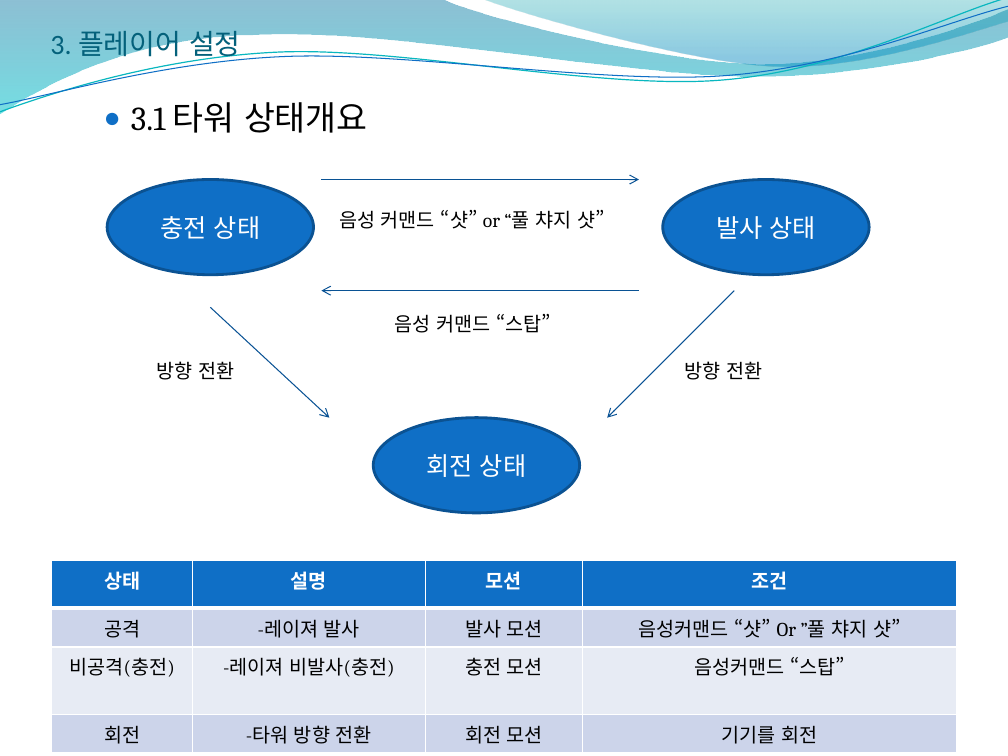
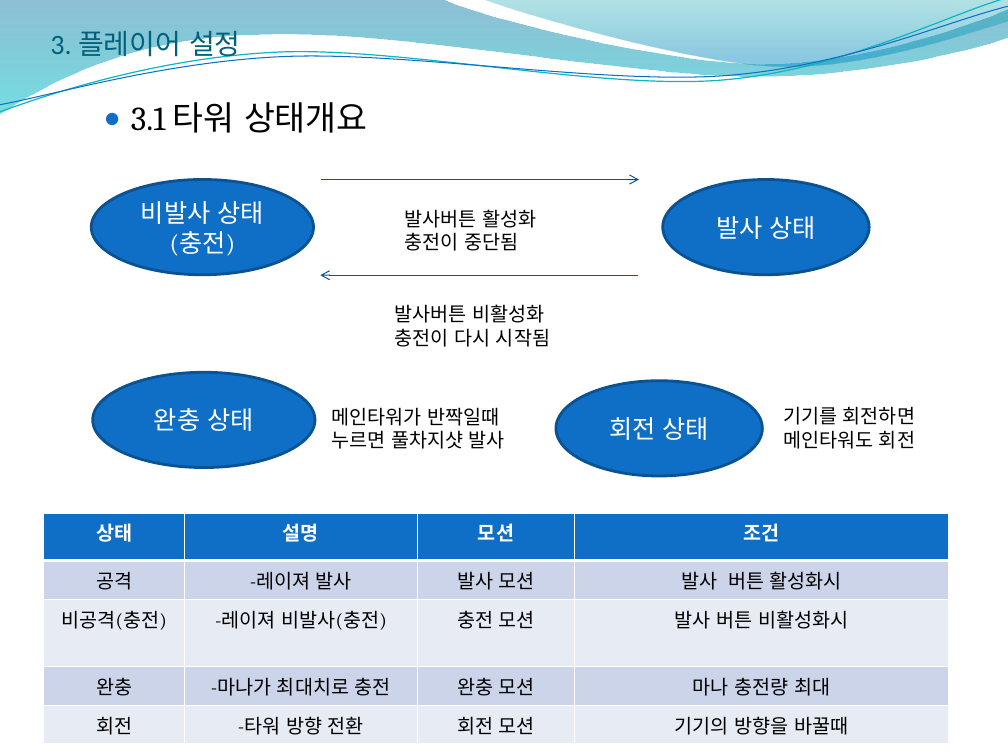
Before and after one commit to gunsct/final_project, a slide deck: slide 8 of Defense Heroes/졸작 기획서/용사를 막아라!-기획서.pptx. Drawn at 1008x756 pixels with LibreOffice and Linux fonts; fonts in the diff are those of the drawing; background and template pictures are left out. Boxes give left, top, right and bottom in pixels: in the first picture for what was removed or moved away, otherwise in the second. Text is boxed around its words. In the diff, an @@ line names an element or a change of style, - is before the commit and + after.

```diff
--- a/Defense Heroes/졸작 기획서/용사를 막아라!-기획서.pptx
+++ b/Defense Heroes/졸작 기획서/용사를 막아라!-기획서.pptx
@@ ellipse "비발사 상태": place and size @@
-ellipse "비발사 상태" at (107, 179, 313, 274)
+ellipse "비발사 상태" at (92, 179, 313, 274)
@@ text in ellipse at (141, 201, 263, 256): text changed @@
-충전 상태
+비발사 상태
+(충전)
@@ text at (404, 209, 536, 251): text changed @@
-음성 커맨드 “샷” or “풀 챠지 샷”
+발사버튼 활성화
+충전이 중단됨
@@ arrow moved from (639, 290) - (322, 290) to (638, 275) - (321, 275) @@
@@ arrow removed from (734, 290) to (607, 417) @@
@@ arrow removed from (211, 307) to (330, 417) @@
@@ text at (395, 304, 550, 347): text changed @@
-음성 커맨드 “스탑”
+발사버튼 비활성화
+충전이 다시 시작됨
@@ ellipse added at (93, 372, 314, 467), fill #0F6FC6, outline #0B5292 2 pt, 18 pt, text #FFFFFF @@
+완충 상태
@@ text removed at (157, 361, 234, 380) @@
-방향 전환
@@ ellipse "회전 상태": place and size @@
-ellipse "회전 상태" at (373, 417, 580, 512)
+ellipse "회전 상태" at (556, 381, 763, 476)
@@ text removed at (685, 361, 763, 380) @@
-방향 전환
@@ text added at (331, 407, 505, 449), 14 pt, text #000000 @@
+메인타워가 반짝일때
+누르면 풀차지샷 발사
@@ text added at (783, 406, 915, 449), 14 pt, text #000000 @@
+기기를 회전하면
+메인타워도 회전
@@ table at (43, 513, 949, 739) @@
-row 2: 공격 | -레이져 발사 | 발사 모션 | 음성커맨드 “샷” Or ”풀 챠지 샷”
-row 3: 비공격(충전) | -레이져 비발사(충전) | 충전 모션 | 음성커맨드 “스탑”
-row 4: 회전 | -타워 방향 전환 | 회전 모션 | 기기를 회전
+row 2: 공격 | -레이져 발사 | 발사 모션 | 발사 버튼 활성화시
+row 3: 비공격(충전) | -레이져 비발사(충전) | 충전 모션 | 발사 버튼 비활성화시
+row 4: 완충 | -마나가 최대치로 충전 | 완충 모션 | 마나 충전량 최대
+row 5: 회전 | -타워 방향 전환 | 회전 모션 | 기기의 방향을 바꿀때
@@ table: place and size @@
-table at (51, 560, 957, 748)
+table at (43, 513, 949, 739)
```
Also in this commit, not shown: 2 other slides changed, 2 slides added, 8 other files.
